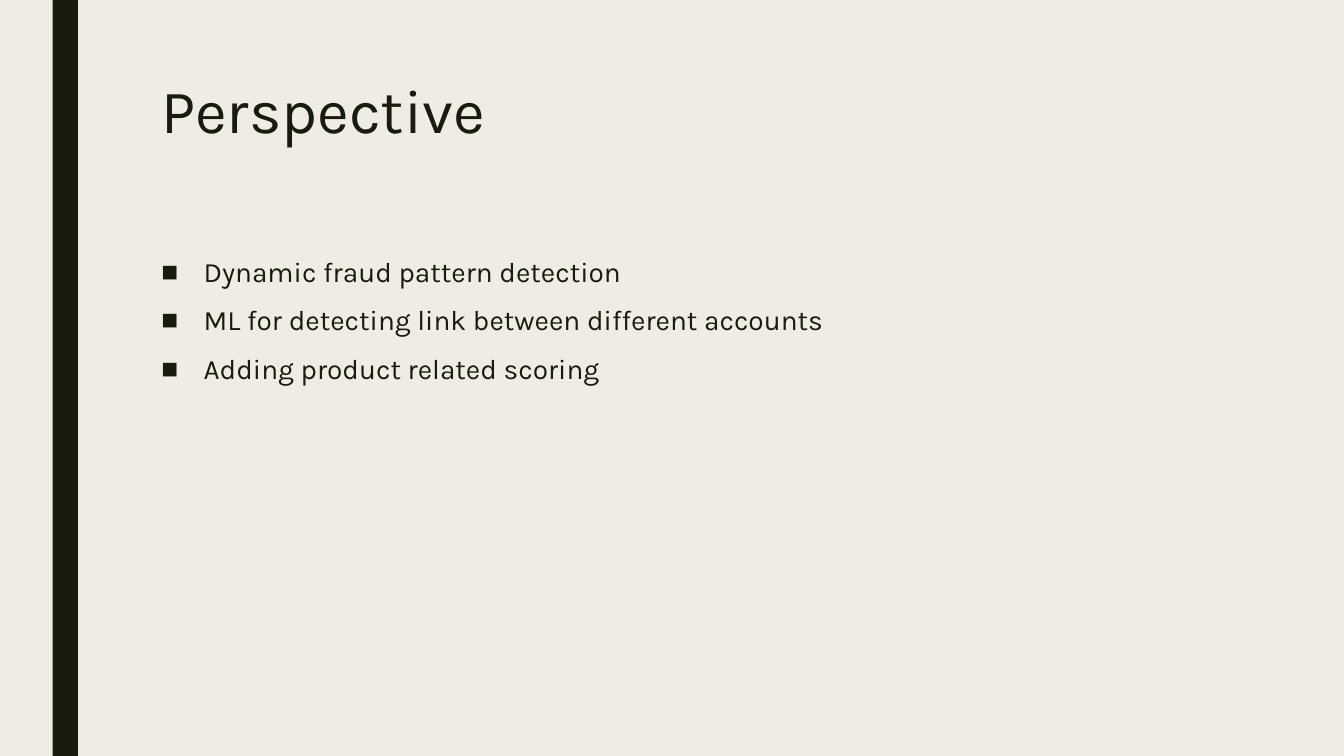
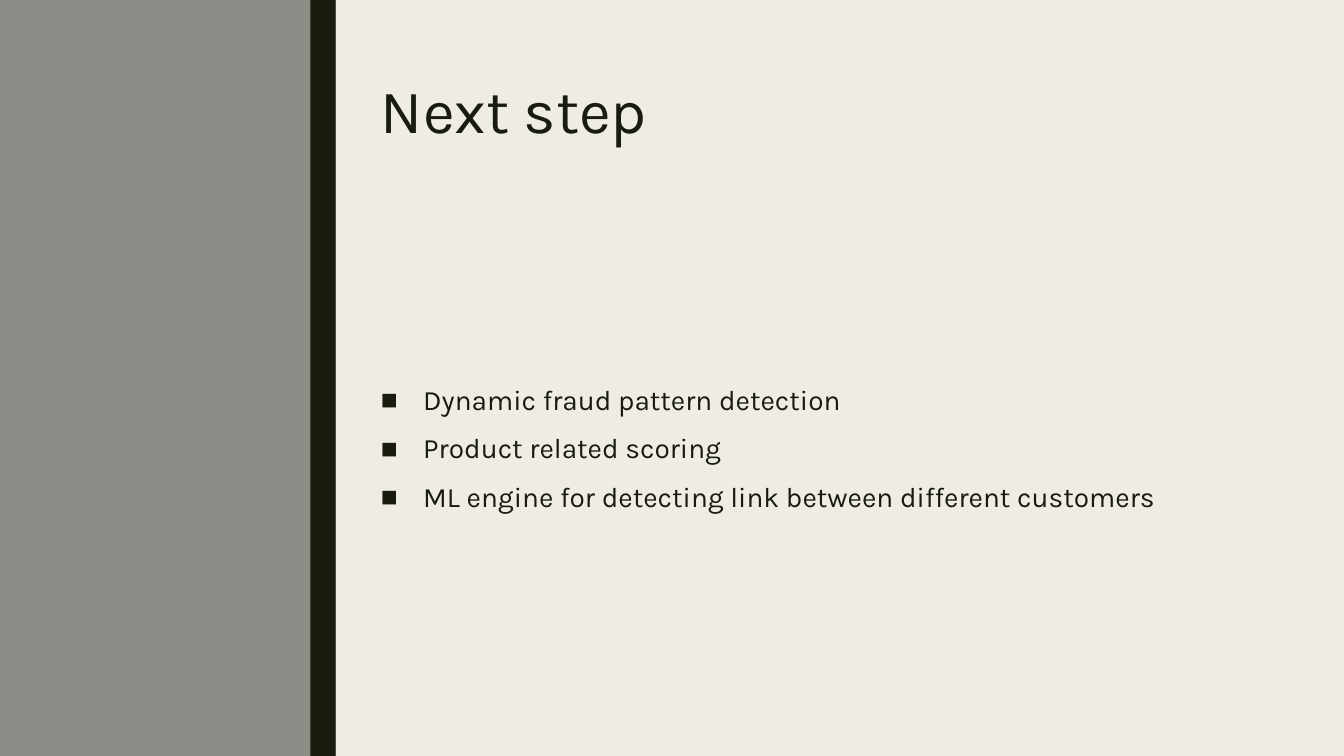
Before and after one commit to sebawall/project_sebastien, a slide deck: slide 9 of Project presentation.pptx (slide 8 before the commit). Drawn at 1344x756 pixels with LibreOffice and Linux fonts; fonts in the diff are those of the drawing. Boxes give left, top, right and bottom in pixels: in the first picture for what was removed or moved away, otherwise in the second. Text is boxed around its words. In the diff, an @@ line names an element or a change of style, - is before the commit and + after.

```diff
--- a/Project presentation.pptx
+++ b/Project presentation.pptx
@@ rectangle added at (0,0,1344,756), fill #EFEDE3 @@
@@ rectangle added at (0,0,336,756), fill #8C8D86 @@
@@ rectangle added at (311,0,336,756), fill #191B0E @@
@@ title at (381,94,647,148): text changed @@
-Perspective
+Next step
@@ text "Dynamic fraud pattern detection": place and size @@
-text "Dynamic fraud pattern detection" at (204,262,823,386)
+text "Dynamic fraud pattern detection" at (423,390,1154,514)
@@ text "Dynamic fraud pattern detection" at (423,390,1154,514): vertical alignment top to middle @@
@@ text at (423,438,1154,514): text changed @@
-■ ML for detecting link between different accounts
-■ Adding product related scoring
+■ Product related scoring
+■ ML engine for detecting link between different customers
```
Also in this commit, not shown: 5 other slides changed, 3 slides added, 1 slide removed, 2 other files.
